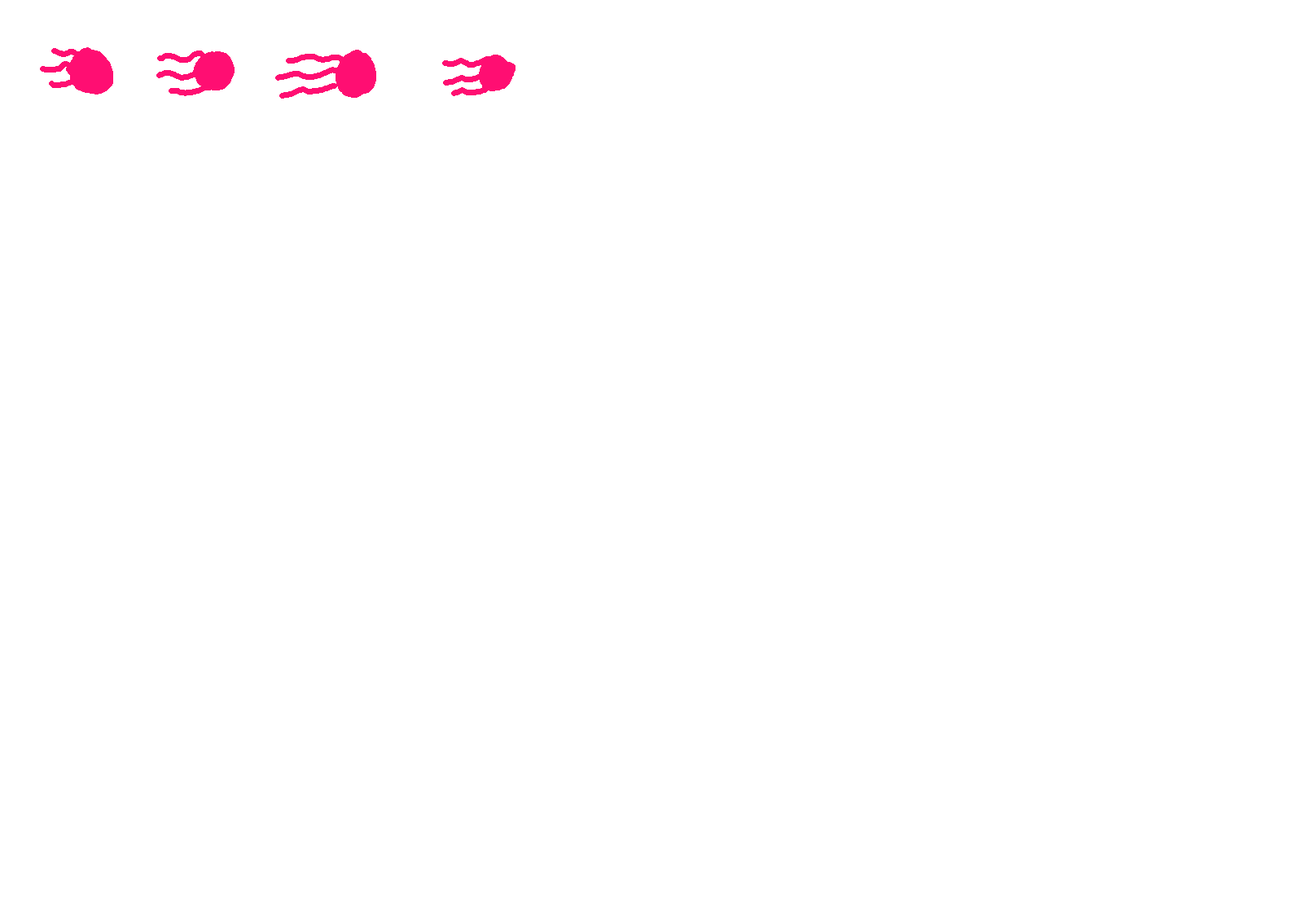
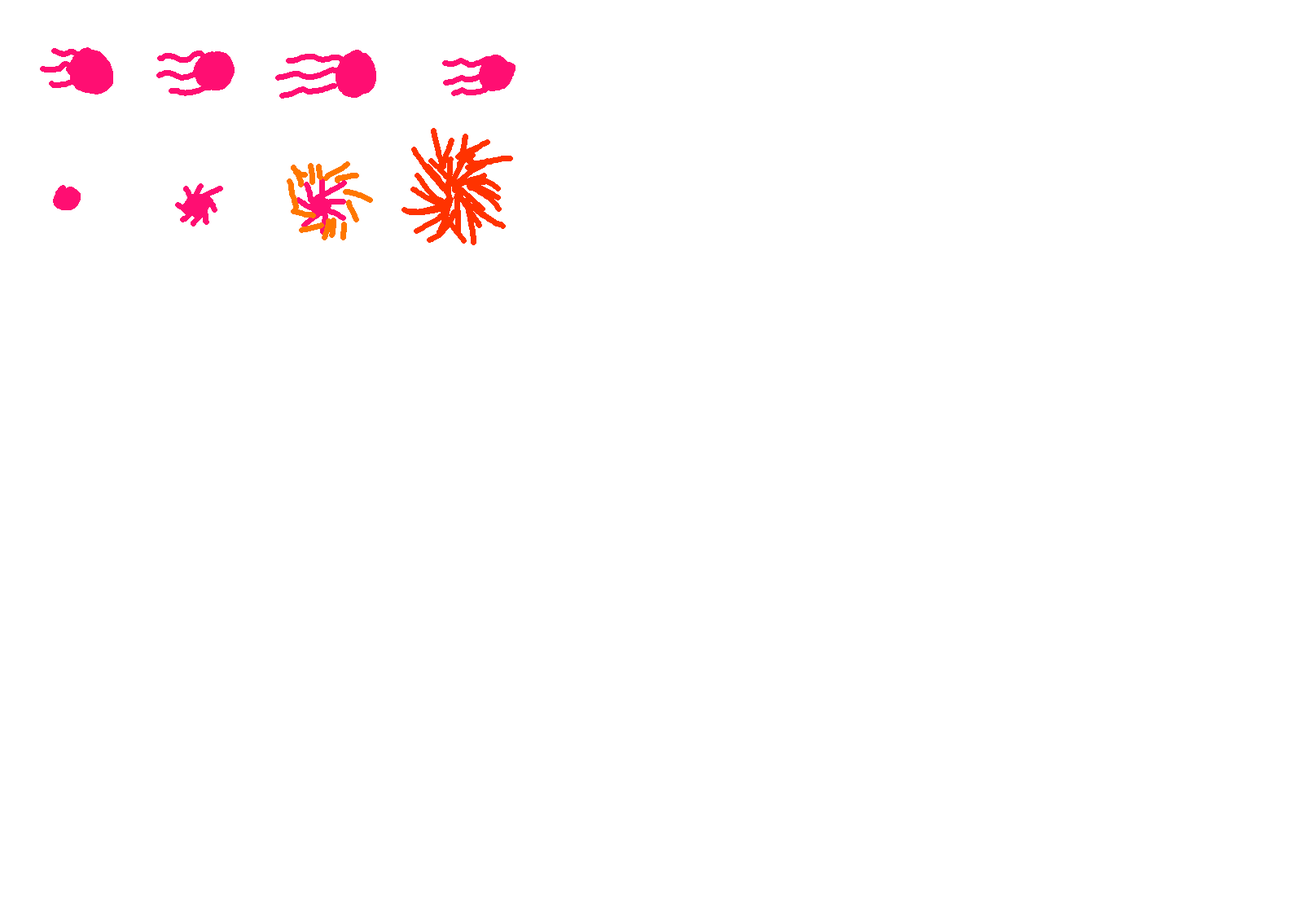
Comparing the layer stacks of the two 1303px x 924px images. Changes:
painted on "Layer 0" over [52, 127, 514, 246]
